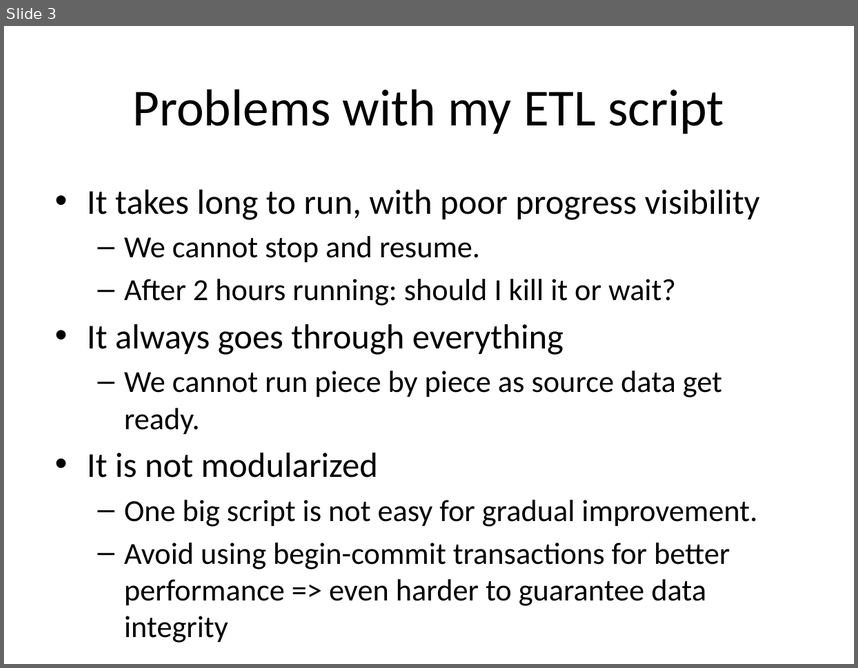
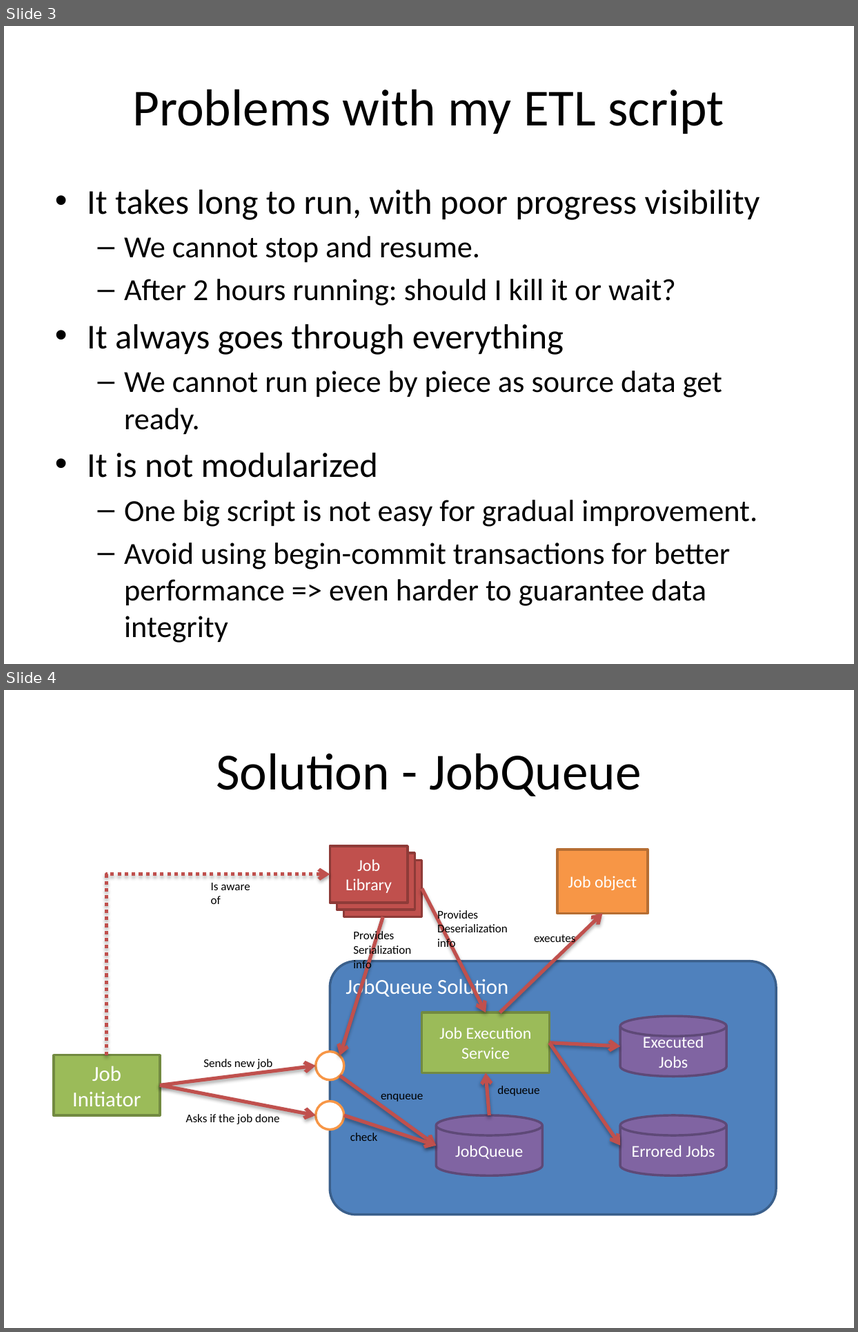
Before and after one commit to kennethchoe/JobQueue, a slide deck: doc/JobQueue Project.pptx. Shown one above the other, each under a label of ours: slide 3 before the commit, slides 3 and 4 after it. The pictures are 858x668 and 858x1332 pixels, drawn with LibreOffice and Linux fonts; fonts in the diff are those of the drawing. Boxes give left, top, right and bottom in pixels: in the first picture for what was removed or moved away, otherwise in the second. Text is boxed around its words. In the diff, an @@ line names an element or a change of style, - is before the commit and + after.

```diff
--- a/doc/JobQueue Project.pptx
+++ b/doc/JobQueue Project.pptx
@@ slide 4 added at bbox=[4, 690, 854, 1328], background #FFFFFF @@
@@ title added at bbox=[216, 753, 642, 796], 44 pt, text #000000 @@
+Solution - JobQueue
@@ rectangle added at bbox=[330, 845, 408, 903], fill #C0504D, outline #8E3B39 2 pt, 14 pt, text #FFFFFF @@
+Job Library
@@ rectangle added at bbox=[337, 854, 415, 910], fill #C0504D, outline #8E3B39 2 pt, 14 pt, text #FFFFFF @@
+Job Library
@@ rectangle added at bbox=[557, 850, 648, 914], fill #F79646, outline #B76F34 2 pt, 14 pt, text #FFFFFF @@
+Job object
@@ elbow arrow added from (107, 1055) to (330, 874), #C0504D 3 pt dashed @@
@@ rectangle added at bbox=[344, 860, 422, 917], fill #C0504D, outline #8E3B39 2 pt, 14 pt, text #FFFFFF @@
+Job Library
@@ text added at bbox=[211, 883, 250, 904], 10 pt, text #000000 @@
+Is aware of
@@ arrow added from (422, 888) to (486, 1012), #C0504D 3 pt @@
@@ arrow added from (383, 917) to (340, 1056), #C0504D 3 pt @@
@@ text added at bbox=[437, 910, 508, 950], 10 pt, text #000000 @@
+Provides Deserialization info
@@ arrow added from (499, 1012) to (602, 913), #C0504D 3 pt @@
@@ text added at bbox=[353, 930, 411, 972], 10 pt, text #000000 @@
+Provides Serialization info
@@ text added at bbox=[534, 934, 576, 945], 10 pt, text #000000 @@
+executes
@@ rounded rectangle added at bbox=[330, 961, 776, 1214], fill #4F81BD, outline #3A5F8C 2 pt, 18 pt, text #FFFFFF @@
+JobQueue Solution
@@ rectangle added at bbox=[422, 1012, 550, 1072], fill #9BBB59, outline #738A42 2 pt, 14 pt, text #FFFFFF @@
+Job Execution Service
@@ cylinder added at bbox=[620, 1016, 726, 1076], fill #8064A2, outline #5F4A78 2 pt, 14 pt, text #FFFFFF @@
+Executed Jobs
@@ rectangle added at bbox=[53, 1055, 159, 1115], fill #9BBB59, outline #738A42 2 pt, 18 pt, text #FFFFFF @@
+Job Initiator
@@ text added at bbox=[203, 1058, 272, 1070], 10 pt, text #000000 @@
+Sends new job
@@ ellipse added at bbox=[316, 1052, 344, 1079], fill #FFFFFF, outline #F79646 2 pt @@
@@ arrow added from (550, 1043) to (620, 1046), #C0504D 3 pt @@
@@ arrow added from (550, 1043) to (620, 1145), #C0504D 3 pt @@
@@ arrow added from (159, 1085) to (316, 1066), #C0504D 3 pt @@
@@ arrow added from (340, 1075) to (436, 1145), #C0504D 3 pt @@
@@ arrow added from (489, 1115) to (486, 1072), #C0504D 3 pt @@
@@ arrow added from (159, 1085) to (316, 1115), #C0504D 3 pt @@
@@ ellipse added at bbox=[316, 1101, 344, 1129], fill #FFFFFF, outline #F79646 2 pt @@
@@ text added at bbox=[381, 1093, 423, 1101], 10 pt, text #000000 @@
+enqueue
@@ text added at bbox=[497, 1085, 539, 1096], 10 pt, text #000000 @@
+dequeue
@@ text added at bbox=[186, 1114, 279, 1124], 10 pt, text #000000 @@
+Asks if the job done
@@ arrow added from (344, 1115) to (436, 1145), #C0504D 3 pt @@
@@ cylinder added at bbox=[436, 1115, 542, 1175], fill #8064A2, outline #5F4A78 2 pt, 14 pt, text #FFFFFF @@
+JobQueue
@@ cylinder added at bbox=[620, 1115, 726, 1175], fill #8064A2, outline #5F4A78 2 pt, 14 pt, text #FFFFFF @@
+Errored Jobs
@@ text added at bbox=[350, 1132, 378, 1141], 10 pt, text #000000 @@
+check
```
Also in this commit, not shown: 1 slide changed, 41 other files.
